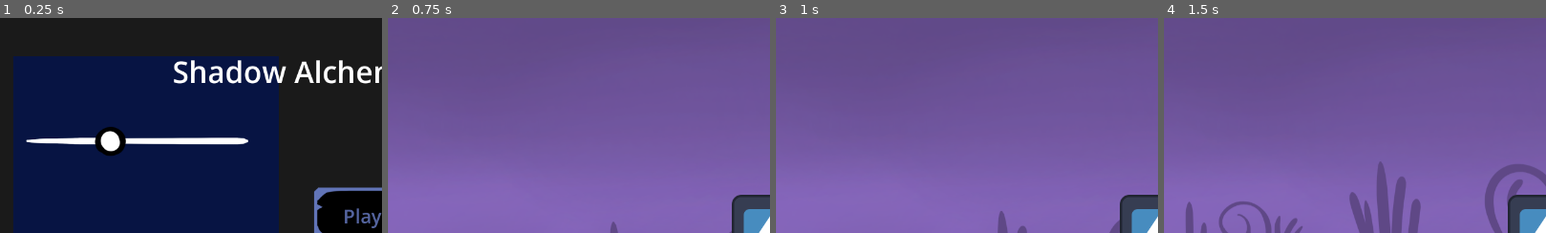
Above: before the commit, frames 1-4 (left to right).
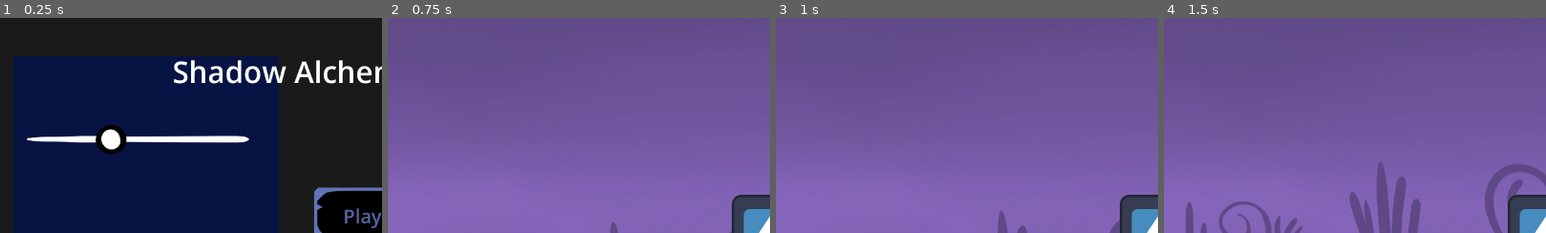
Above: after the commit, the same moments.

Repository: NicholasFlood2000/PirateSoftwareShadowAlchemy
Game: Godot game, scene res://Scenes/MainMenu.tscn
The game is run twice, just before and just after one commit, with the same random seed, the same clock (stepped at 60 frames per second) and the same inputs. The engine's default icon, where the game draws it, is replaced by a stand-in: a white triangle on a blue panel in a dark square.
Inputs:
- Up to frame 1 (0.25 s): no input
- Up to frame 2 (0.75 s): click "Play Game" at 0.5 s
- Up to frame 3 (1 s): no input
- Up to frame 4 (1.5 s): hold D (MoveRight) from 1.28 s (still down)
The pictures show only the part of the screen within x 0-50%, y 0-50%; the shares and areas given below are measured in that part.

The runs differ from the first frame. In frame 1, 1.6% of the frame differs, in the area x 6-66%, y 49-64%; in frame 2, nothing differs; in frame 3, nothing differs; in frame 4, nothing differs.

Commit message:
Adds music support
Adds a test song to the main menu and implements Master and Music volume sliders to actually change volume.

Diff:
--- a/Scenes/MainMenu.tscn
+++ b/Scenes/MainMenu.tscn
@@ -1,9 +1,11 @@
-[gd_scene load_steps=6 format=3 uid="uid://brsyfl1pdn22i"]
+[gd_scene load_steps=8 format=3 uid="uid://brsyfl1pdn22i"]
 
 [ext_resource type="Theme" uid="uid://dionndvrr35qx" path="res://Themes/ButtonTheme.tres" id="1_5ceaf"]
 [ext_resource type="Theme" uid="uid://bjjf52pu6ckx6" path="res://Themes/Menu.tres" id="1_b1v7n"]
 [ext_resource type="Script" path="res://Scripts/PlayGameButton.gd" id="1_daqvn"]
 [ext_resource type="PackedScene" uid="uid://c6pctbsywub2" path="res://Scenes/SettingsButtons.tscn" id="3_nbu60"]
+[ext_resource type="AudioStream" uid="uid://b01uw6u6l88dw" path="res://Music/WaterBackgroundMusic.ogg" id="5_7c5o5"]
+[ext_resource type="Script" path="res://Scenes/MusicVolume.gd" id="6_uqsmb"]
 
 [sub_resource type="LabelSettings" id="LabelSettings_cjwb2"]
 font_size = 50
@@ -53,10 +55,10 @@
 
 [node name="HSlider" type="HSlider" parent="Control"]
 layout_mode = 0
-offset_left = 43.0
-offset_top = 179.0
-offset_right = 418.0
-offset_bottom = 234.0
+offset_left = 44.0
+offset_top = 176.0
+offset_right = 419.0
+offset_bottom = 231.0
 step = 1.73
 value = 38.06
 
@@ -66,4 +68,9 @@
 offset_right = 771.0
 offset_bottom = 532.0
 
+[node name="Music" type="AudioStreamPlayer" parent="."]
+stream = ExtResource("5_7c5o5")
+autoplay = true
+script = ExtResource("6_uqsmb")
+
 [connection signal="pressed" from="Control/PlayGameButton" to="Control/PlayGameButton" method="_on_pressed"]
--- /dev/null
+++ b/Scenes/MusicVolume.gd
@@ -0,0 +1,18 @@
+extends AudioStreamPlayer
+
+
+# Called when the node enters the scene tree for the first time.
+func _ready():
+	volume_db = GlobalSettings.MusicVolume
+	GlobalSettings.MusicVolumeChanged.connect(UpdateVolume)
+	print(volume_db)
+	pass # Replace with function body.
+
+
+# Called every frame. 'delta' is the elapsed time since the previous frame.
+func _process(delta):
+	pass
+
+func UpdateVolume():
+	volume_db = GlobalSettings.MusicVolume
+	pass
--- /dev/null
+++ b/Scripts/GlobalSettings.gd
@@ -0,0 +1,31 @@
+extends Node
+
+var MasterVolume: int = 0
+var MusicVolume: int = 10
+var SoundVolume: int = 5
+
+signal MusicVolumeChanged
+signal SoundEffectChanged
+
+# Called when the node enters the scene tree for the first time.
+func _ready():
+	pass # Replace with function body.
+
+
+# Called every frame. 'delta' is the elapsed time since the previous frame.
+func _process(delta):
+	pass
+
+
+func UpdateMasterVolume(NewVolume):
+	AudioServer.set_bus_volume_db(AudioServer.get_bus_index("Master"), NewVolume)
+	pass
+
+func UpdateMusicVolume(NewVolume):
+	print("Music Volume Changed")
+	MusicVolume = NewVolume
+	MusicVolumeChanged.emit()
+	pass
+
+func UpdateSoundVolume(NewVolume):
+	pass
--- a/Scripts/SettingsButton.gd
+++ b/Scripts/SettingsButton.gd
@@ -1,9 +1,18 @@
 extends Button
 
 @onready var Menu = $Menu
+@onready var GameVolumeSlider = $Menu/VBoxContainer/GameVolumeSlider
+@onready var MusicVolumeSlider = $Menu/VBoxContainer/MusicVolumeSlider
+#@onready var SoundVolumeSlider = $Menu/VBoxContainer/SoundVolumeSlider
+
 # Called when the node enters the scene tree for the first time.
 func _ready():
 	Menu.visible = false
+	GameVolumeSlider.set_value_no_signal(GlobalSettings.MasterVolume)
+	MusicVolumeSlider.set_value_no_signal(GlobalSettings.MusicVolume)
+	#SoundVolumeSlider.set_value_no_signal(GlobalSettings.SoundVolume)
+	GameVolumeSlider.value_changed.connect(GlobalSettings.UpdateMasterVolume)
+	MusicVolumeSlider.value_changed.connect(GlobalSettings.UpdateMusicVolume)
 	pass # Replace with function body.
 
 
--- a/project.godot
+++ b/project.godot
@@ -14,6 +14,10 @@
 run/main_scene="res://Scenes/MainMenu.tscn"
 config/features=PackedStringArray("4.2", "GL Compatibility")
 config/icon="res://icon.svg"
+
+[autoload]
+
+GlobalSettings="*res://Scripts/GlobalSettings.gd"
 
 [display]
 
Not shown, added: Music/WaterBackgroundMusic.ogg.import
Not shown, added: Music/WaterBackgroundMusic.ogg
